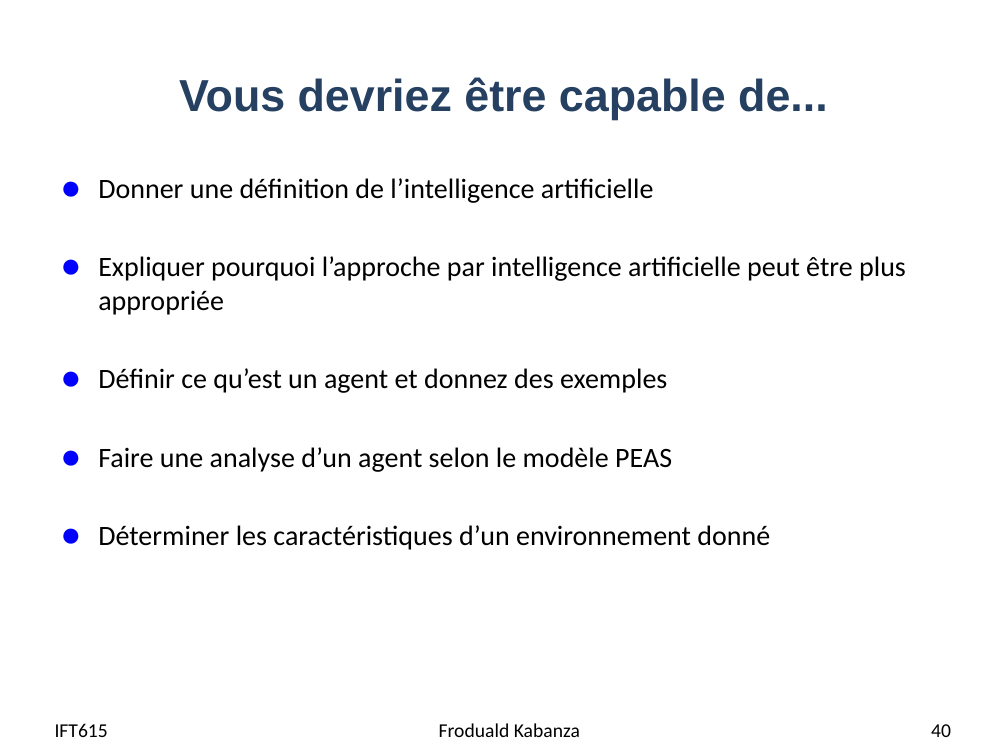
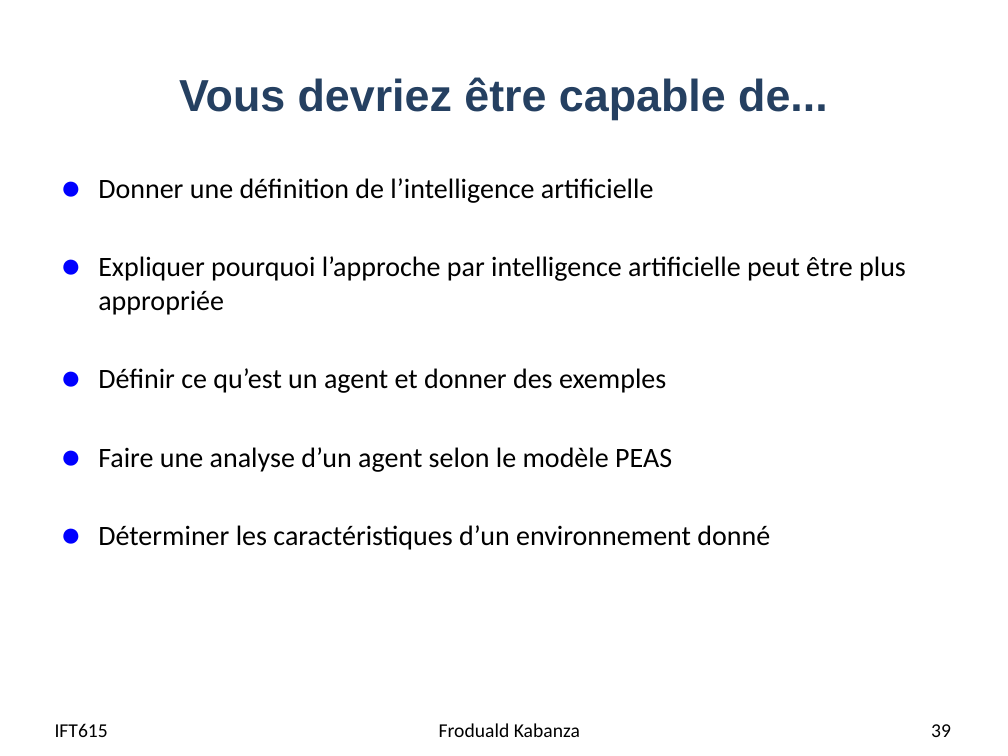
Before and after one commit to djeffkanda/djeffkanda.github.io, a slide deck: slide 39 of ift/assets/slides/ift615-02-Agents intelligents.pptx (slide 40 before the commit). Drawn at 1008x756 pixels with LibreOffice and Linux fonts; fonts in the diff are those of the drawing; background and template pictures are left out. Boxes give left, top, right and bottom in pixels: in the first picture for what was removed or moved away, otherwise in the second. Text is boxed around its words. In the diff, an @@ line names an element or a change of style, - is before the commit and + after.

```diff
--- a/ift/assets/slides/ift615-02-Agents intelligents.pptx
+++ b/ift/assets/slides/ift615-02-Agents intelligents.pptx
@@ text at (98, 368, 666, 393): text changed @@
-● Définir ce qu’est un agent et donnez des exemples
+● Définir ce qu’est un agent et donner des exemples
@@ page number at (931, 724, 951, 737): text changed @@
-40
+39
```
Also in this commit, not shown: 16 other slides changed, 1 slide removed, 6 other files.
